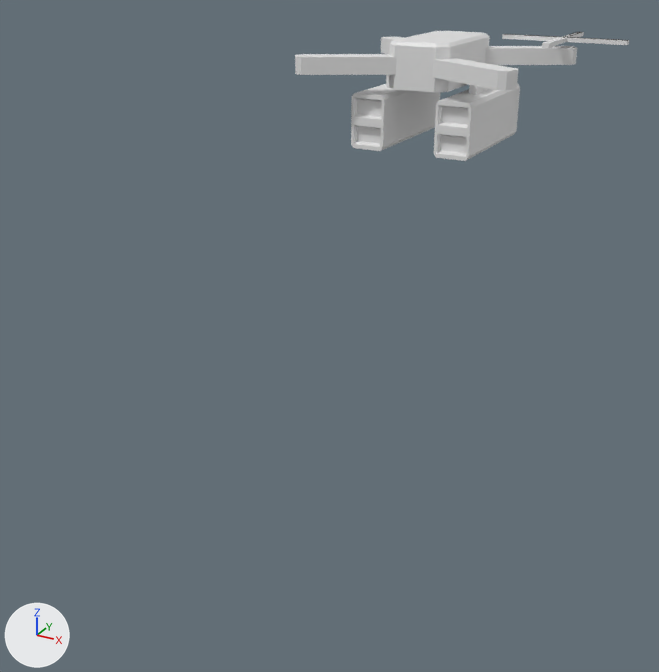
The FBX model Assets/Game/fbx/copter.fbx: old version first, new version second.
Rendered twice from a 50 mm camera at (0.922, -1.094, 1.077) aimed at (0.254, 0.121, 0.47). The lights are fixed; the arrows at lower left show +X, +Y and +Z. Where no turn or scale is listed for an object, it has been applied to the vertices.

Names of what the first picture shows: 'copter', 'copter.001', 'copter.002', 'copter.003', 'copter.004'.
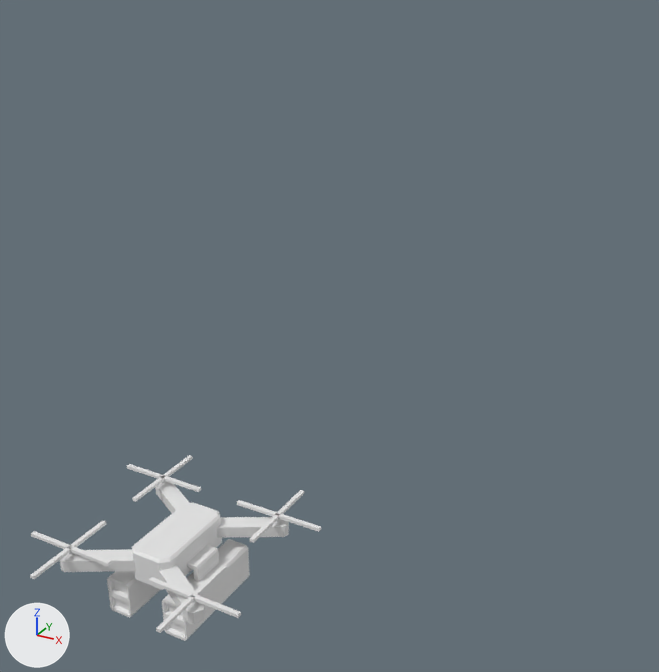
Boxes [x1, y1, x2, y2] around the edits, measured in the pictures (659 x 672 px):
'copter', moved: before [295, 31, 577, 161]; after [60, 481, 289, 641]
'copter.002', moved: before [507, 32, 629, 48]; after [149, 565, 241, 633]
'copter.003', moved: before [506, 33, 628, 48]; after [30, 520, 111, 579]
'copter.001', moved: before [502, 32, 628, 48]; after [237, 490, 321, 543]
'copter.004', moved: before [502, 32, 629, 48]; after [127, 455, 201, 502]

Diff of the bpy script that builds the scene:
```diff
--- a/Assets/Game/fbx/copter.fbx.py
+++ b/Assets/Game/fbx/copter.fbx.py
@@ me_куб_001 @@
 me_куб_001.from_pydata(...)  # 194 vertices, 154 faces; spans x -0.157..0.157, y -0.154..0.154, z -0.115..0.031
 # used by ob_copter; location = (0.413, 0.157, 0.916)
+# me_куб_001 part 1: the whole mesh is moved by (0.0, 0.0, 0.042)
 me_куб_001.materials.append(mat_copter)
@@ ob_copter_004 @@
 ob_copter_004 = bpy.data.objects.new('copter.004', me_куб_008)
-ob_copter_004.location = (0.55, 0.291, 0.938)
+ob_copter_004.location = (-0.137, 0.133, 0.069)
@@ ob_copter_003 @@
 ob_copter_003 = bpy.data.objects.new('copter.003', me_куб_005)
-ob_copter_003.location = (0.55, 0.291, 0.938)
+ob_copter_003.location = (-0.137, -0.135, 0.069)
@@ ob_copter @@
 ob_copter = bpy.data.objects.new('copter', me_куб_001)
-ob_copter.location = (0.413, 0.157, 0.916)
+ob_copter.location = (0.0, 0.0, 0.0)
@@ ob_copter_002 @@
 ob_copter_002 = bpy.data.objects.new('copter.002', me_куб_004)
-ob_copter_002.location = (0.55, 0.291, 0.938)
+ob_copter_002.location = (0.137, -0.135, 0.069)
@@ ob_copter_001 @@
 ob_copter_001 = bpy.data.objects.new('copter.001', me_куб_003)
-ob_copter_001.location = (0.55, 0.291, 0.938)
+ob_copter_001.location = (0.137, 0.133, 0.069)
```
